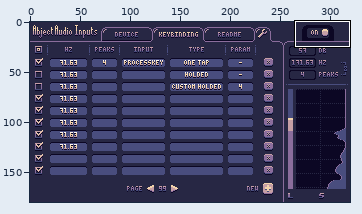
A pixel-art file gets an edit: AudioInput/Sprites/Templates.aseprite. The picture above shows the old version from afar; the outline marks the close-up.
Close-up. The starting point:
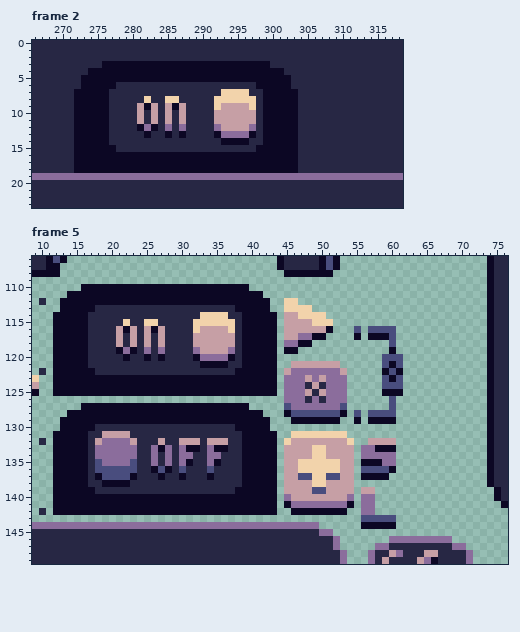
320x180 pixels, 5 frames. Shown: frame 2: x 266..318, y 0..23; frame 5: x 9..76, y 106..149.
After the commit:
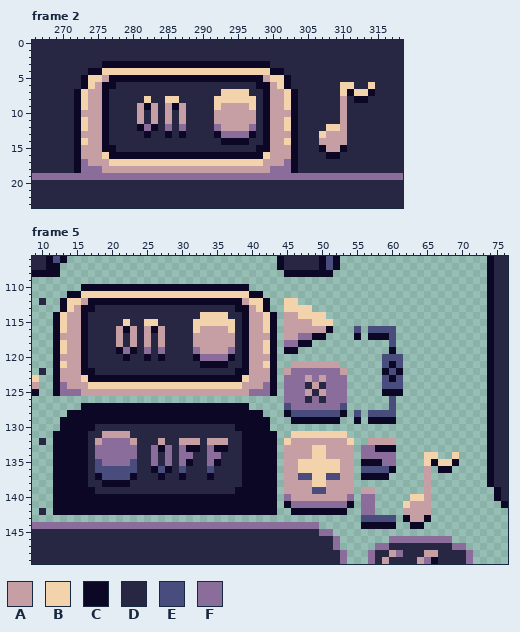
Palette (. is transparent): A #c69fa5  B #f2d3ab  C #0c0724  D #272744  E #494d7e  F #8b6d9c
Change:
Changed rows in their new state; - is an unchanged pixel.
Frame 2, layer "Top":
first column x 273:
 4 ---BBBBBBBBBBBBBBBBBBBBBBBB---------------
 5 -BBA----------------------ABB-------------
 6 -BA------------------------AB--------BB--B
 7 BAA------------------------AAB-------BCBBC
 8 BAA------------------------AAB-------A-CC-
 9 BAA------------------------AAB-------A----
10 AAA------------------------AAA-------A----
11 BAA------------------------AAB-------A----
12 BAA------------------------AAB-----BBA----
13 AAA------------------------AAA----BAAA----
14 BAA------------------------AAB----AAAA----
15 AAA------------------------AAA----CAAC----
16 AAAB----------------------BAAA-----CC-----
17 FAAABBBBBBBBBBBBBBBBBBBBBBAAAF------------
18 FFFAAAAAAAAAAAAAAAAAAAAAAAAFFF------------
Frame 5, layer "Top":
first column x 13:
111 ---BBBBBBBBBBBBBBBBBBBBBBBB---
112 -BBA----------------------ABB-
113 -BA------------------------AB-
114 BAA------------------------AAB
115 BAA------------------------AAB
116 BAA------------------------AAB
117 AAA------------------------AAA
118 BAA------------------------AAB
119 BAA------------------------AAB
120 AAA------------------------AAA
121 BAA------------------------AAB
122 AAA------------------------AAA
123 AAAB----------------------BAAA
124 FAAABBBBBBBBBBBBBBBBBBBBBBAAAF
125 FFFAAAAAAAAAAAAAAAAAAAAAAAAFFF
first column x 62:
134 ---BB--B
135 ---BCBBC
136 ---A-CC-
137 ---A----
138 ---A----
139 ---A----
140 -BBA----
141 BAAA----
142 AAAA----
143 CAAC----
144 -CC-----
